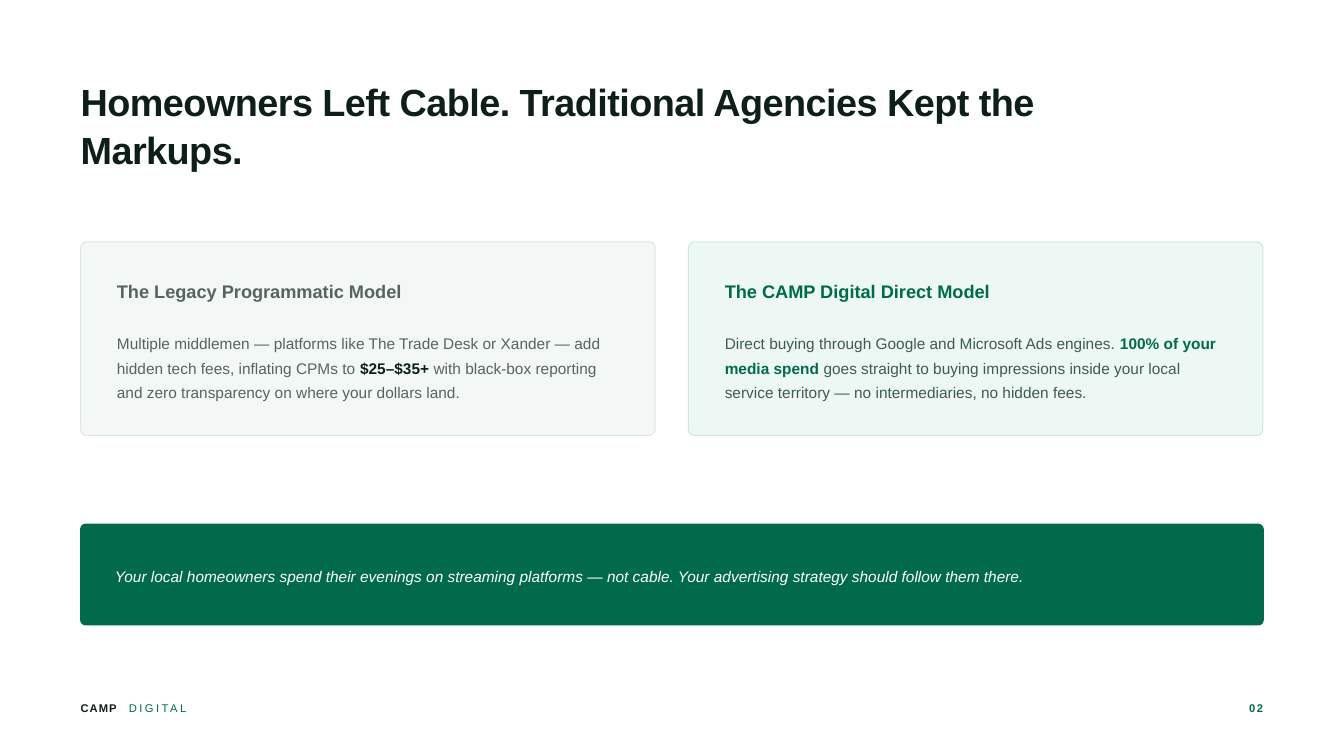
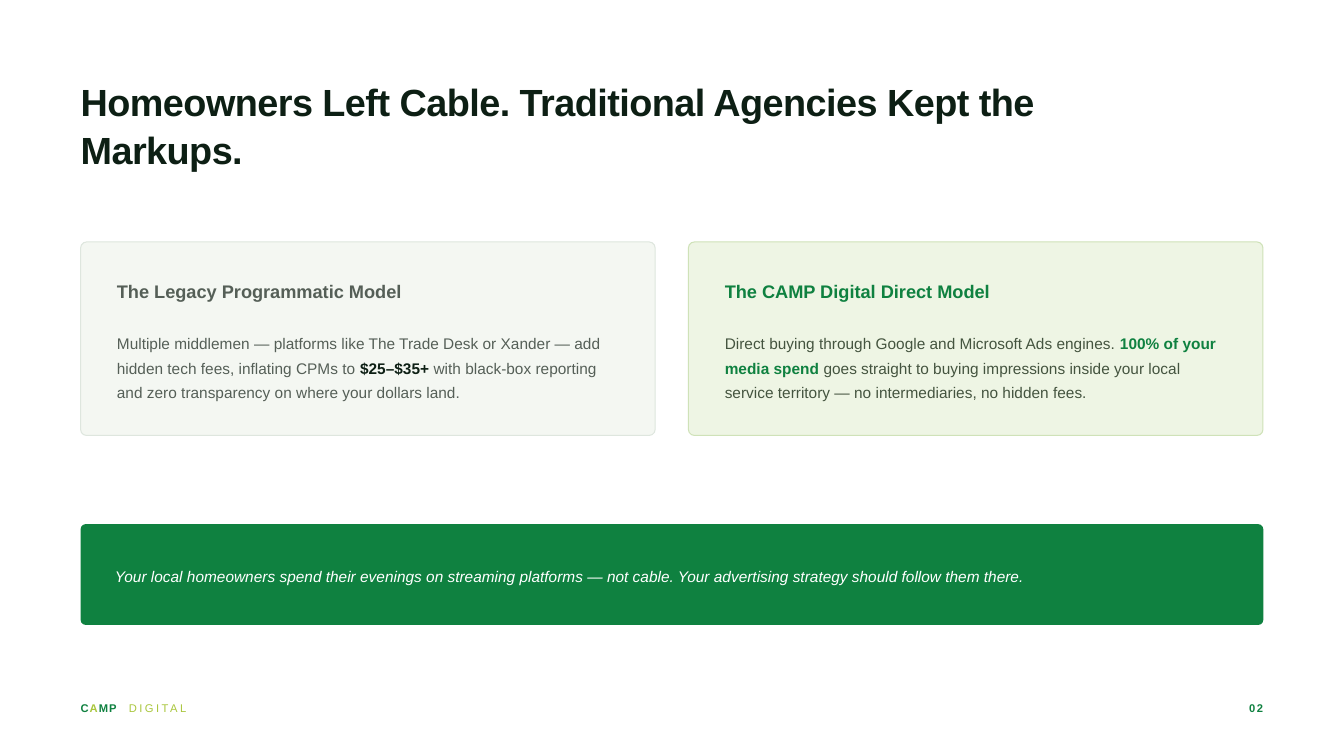
Before and after one commit to ads-jpg/creekside, a slide deck: slide 2 of decks/camp-ctv/camp-ctv-redesigned.pptx. Drawn at 1344x756 pixels with LibreOffice and Linux fonts; fonts in the diff are those of the drawing. Boxes give left, top, right and bottom in pixels: in the first picture for what was removed or moved away, otherwise in the second. Text is boxed around its words. In the diff, an @@ line names an element or a change of style, - is before the commit and + after.

```diff
--- a/decks/camp-ctv/camp-ctv-redesigned.pptx
+++ b/decks/camp-ctv/camp-ctv-redesigned.pptx
@@ rounded rectangle at bbox=[689, 242, 1263, 436]: fill #EDF7F3 to #EEF5E4; outline #CDE8DE 0.75 pt to #CFE2B8 0.75 pt @@
@@ text "The CAMP Digital Direct Model" at bbox=[725, 284, 989, 302]: text colour #006A49 to #0F8140 @@
@@ text "Direct buying through Google and ..." at bbox=[725, 338, 1216, 401]: text colour #3F5B51 to #44543F in "Direct buying through Google and Microsoft Ads ..."; text colour #006A49 to #0F8140 in "100% of your media spend" @@
@@ rounded rectangle at bbox=[81, 524, 1263, 625]: fill #006A49 to #0F8140; outline #006A49 0.75 pt to none @@
@@ text "CAMP DIGITAL" at bbox=[81, 704, 117, 712]: text colour #0E1F1A to #0F8140, text colour #0E1F1A to #A9C63C in "CAMP"; text colour #006A49 to #A9C63C in "DIGITAL" @@
@@ text "02" at bbox=[1249, 704, 1263, 712]: text colour #006A49 to #0F8140 @@
```
Also in this commit, not shown: 11 other slides changed, 3 other files.
